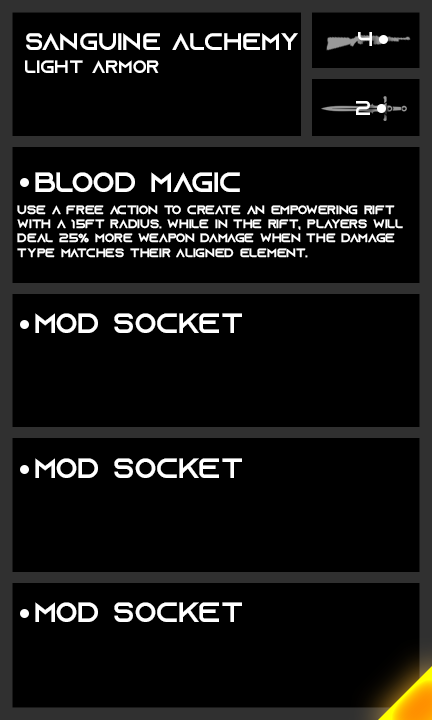
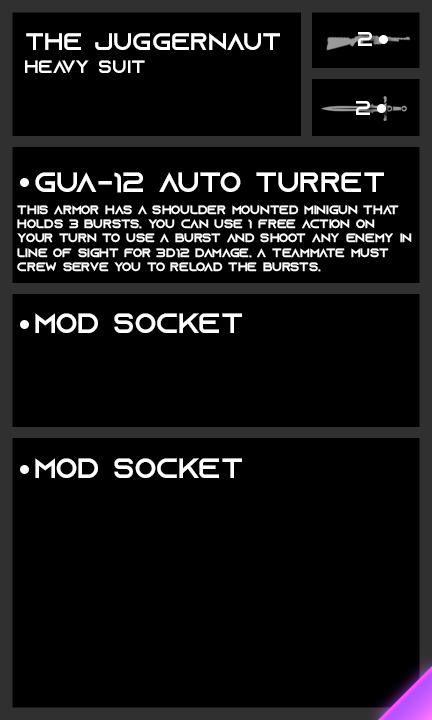
Layer changes from the first w=432, h=720 image to the second:
hid "Legendary" over [378,666,432,720]
showed "Mythic" over [378,666,432,720]
painted on "Weapon Slots" over [358,32,372,46]
painted on "archetype" over [25,60,159,73]
renamed "sanguine alchemy" to "the juggernaut", painted on it over [26,33,298,50]
renamed "use a free action to create an empowering rift with a 15ft radi" to "this armor has a shoulder mounted minigun that holds 3 bursts.", painted on it over [17,205,412,272]
renamed "blood magic" to "gua-12 auto turret", painted on it over [35,172,384,193]
hid group "Level 4" (4 layers) over [12,572,420,622]
